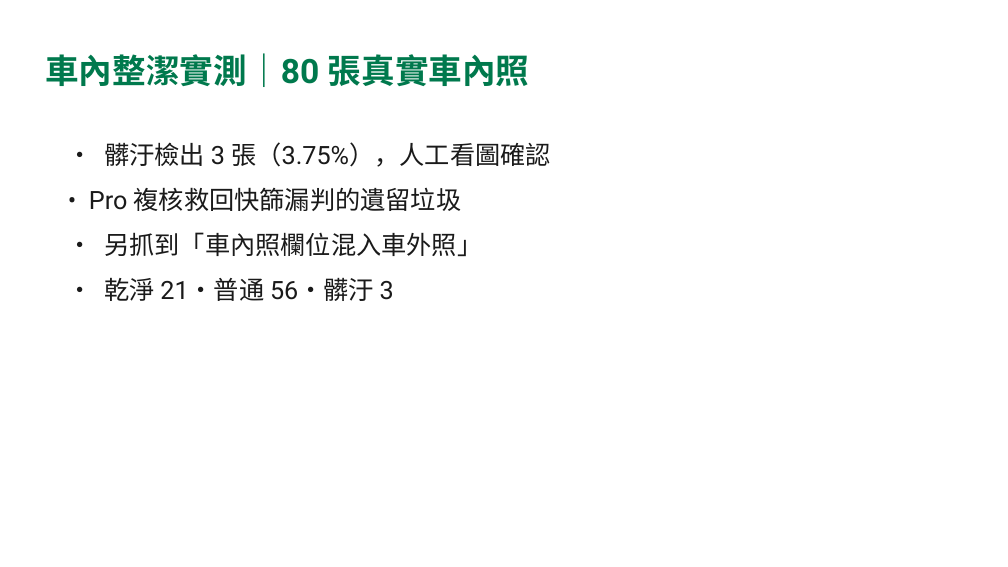
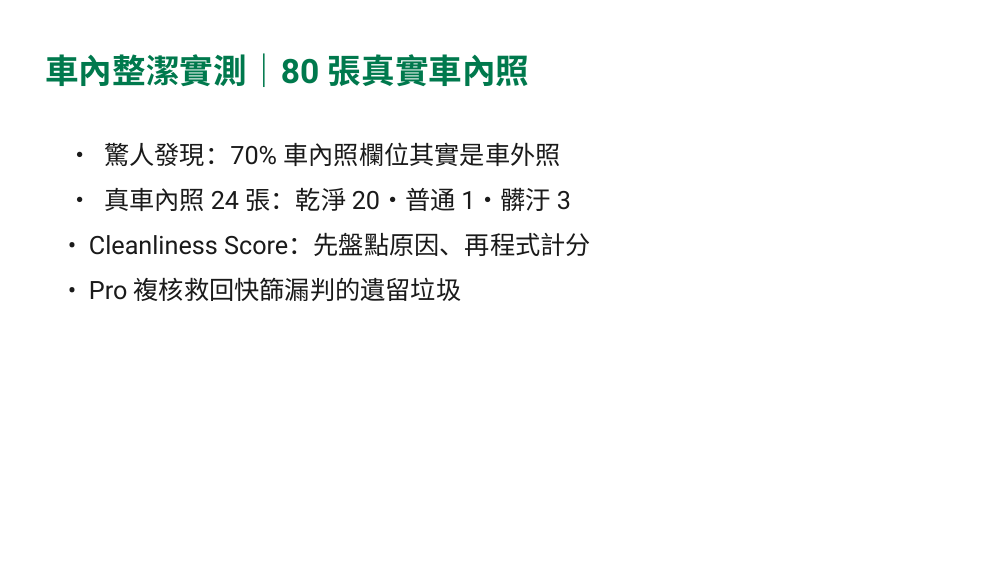
Before and after one commit to TimmyChen1110/iRent-AI, a slide deck: slide 7 of 環節二_還車影像AI辨識/Timmy_Project_Report/presentation.pptx. Drawn at 1008x567 pixels with LibreOffice and Linux fonts; fonts in the diff are those of the drawing. Boxes give left, top, right and bottom in pixels: in the first picture for what was removed or moved away, otherwise in the second. Text is boxed around its words. In the diff, an @@ line names an element or a change of style, - is before the commit and + after.

```diff
--- a/環節二_還車影像AI辨識/Timmy_Project_Report/presentation.pptx
+++ b/環節二_還車影像AI辨識/Timmy_Project_Report/presentation.pptx
@@ text at (89,143,591,256): text changed @@
-• 髒汙檢出 3 張（3.75%），人工看圖確認
+• 驚人發現：70% 車內照欄位其實是車外照
+• 真車內照 24 張：乾淨 20・普通 1・髒汙 3
+• Cleanliness Score：先盤點原因、再程式計分
@@ text at (104,232,482,301): paragraphs removed @@
-• 另抓到「車內照欄位混入車外照」
-• 乾淨 21・普通 56・髒汙 3
```
Also in this commit, not shown: 2 other slides changed, 37 other files.
